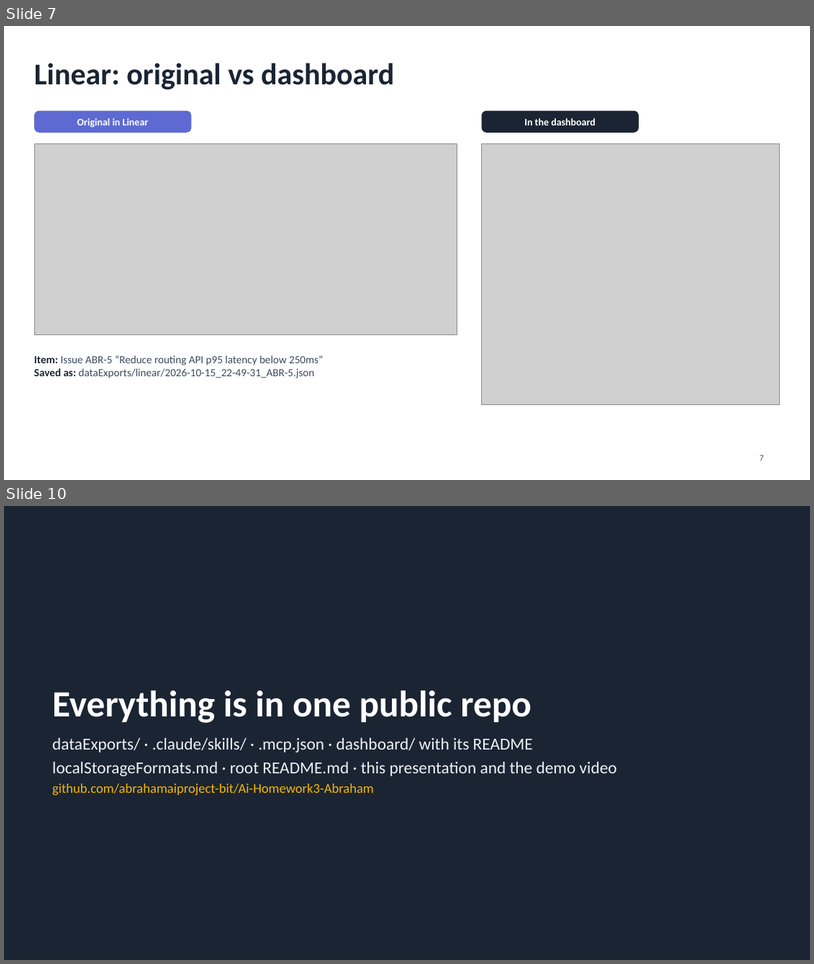
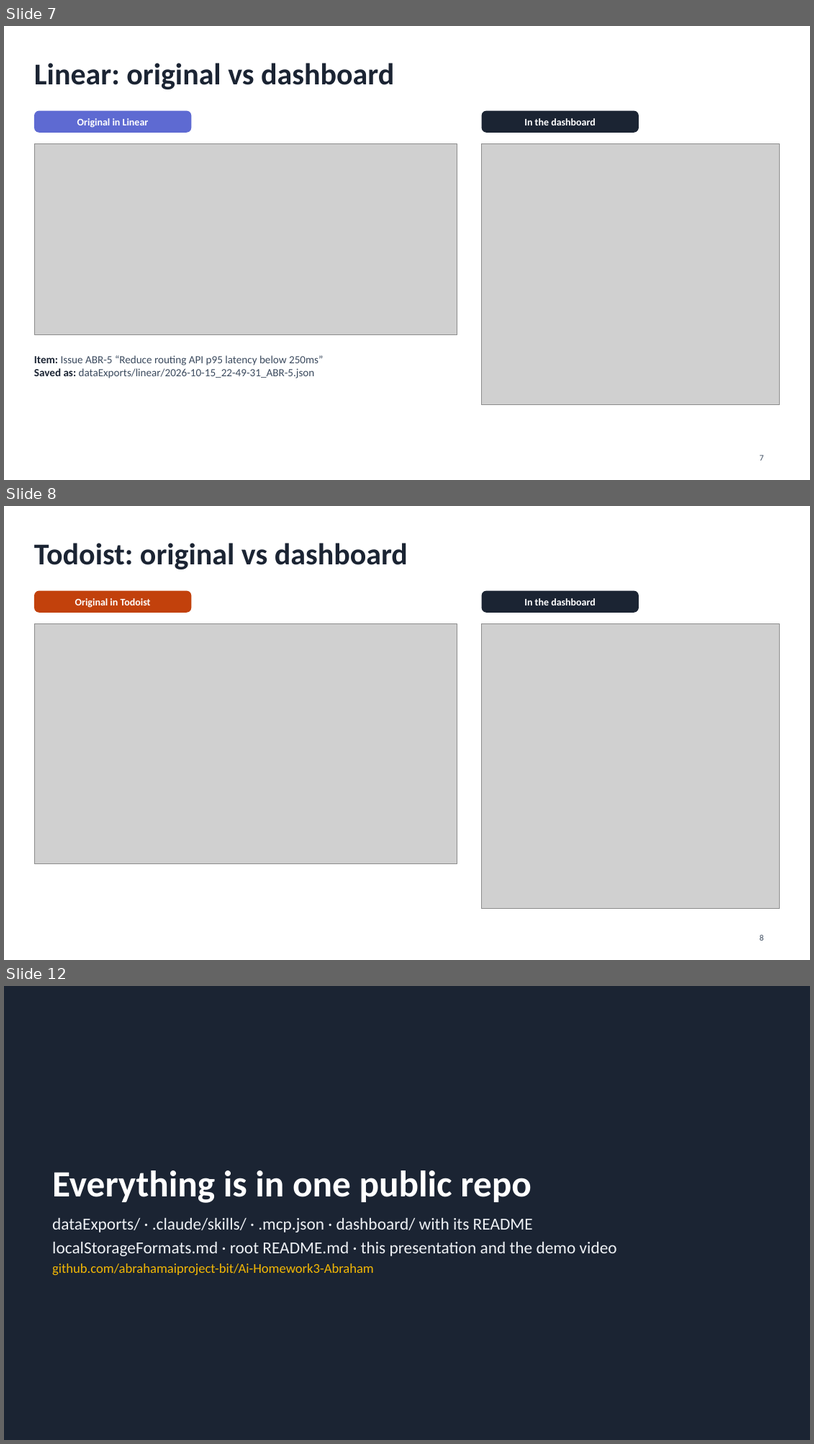
Before and after one commit to abrahamaiproject-bit/Ai-Homework3-Abraham, a slide deck: Homework3_Presentation.pptx. Shown one above the other, each under a label of ours: slides 7 and 10 before the commit, slides 7, 8 and 12 after it; the slides between them are not shown. The pictures are 814x964 and 814x1444 pixels, drawn with LibreOffice and Linux fonts; fonts in the diff are those of the drawing; grey boxes stand for pictures. Boxes give left, top, right and bottom in pixels: in the first picture for what was removed or moved away, otherwise in the second. Text is boxed around its words. In the diff, an @@ line names an element or a change of style, - is before the commit and + after.

Commit message:
Update presentation with Todoist and Jira

```diff
--- a/Homework3_Presentation.pptx
+++ b/Homework3_Presentation.pptx
@@ slide 8 added at [4,506,810,960], background #FFFFFF @@
@@ title added at [34,543,408,569], 36 pt, text #1B2433, bold @@
+Todoist: original vs dashboard
@@ rounded rectangle added at [34,591,191,613], fill #C2410C, 12 pt, text #FFFFFF, bold @@
+Original in Todoist
@@ rounded rectangle added at [482,591,639,613], fill #1B2433, 12 pt, text #FFFFFF, bold @@
+In the dashboard
@@ picture added at [34,624,458,864] @@
@@ picture added at [482,624,780,908] @@
@@ page number added at [760,934,764,940], 10 pt, text #3B4A5E @@
+8
@@ what was slide 10 is now slide 12 @@
```
Also in this commit, not shown: 5 slides changed, 1 other slide added.
